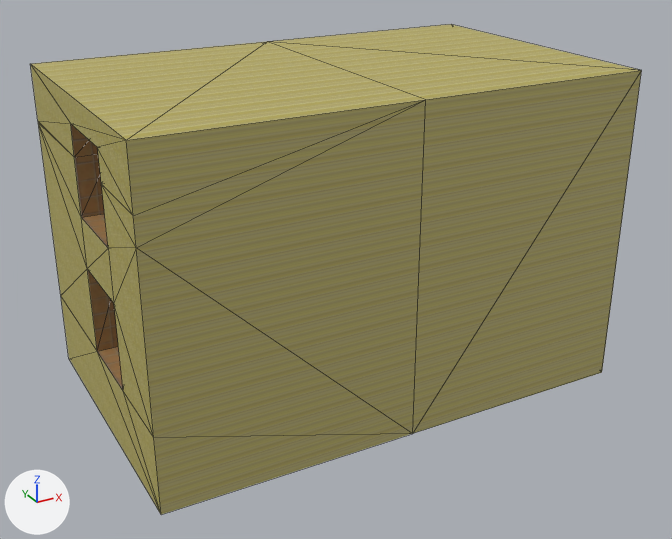
The OBJ model LaboReV/data/baker/rdc/chambre1_rdc.obj as it was, and as the next commit left it.
Camera for both pictures: a 50 mm lens placed at (-3.85, -7.36, 4.32), pointed at (0.17, -0.05, 0.67). Lighting does not change. The marker at lower left points along +X, +Y and +Z. Mesh edges are drawn as thin lines. Where no turn or scale is listed for an object, it has been applied to the vertices.

In view in the first picture: 'Chambre1_RDC_Cube.010'.
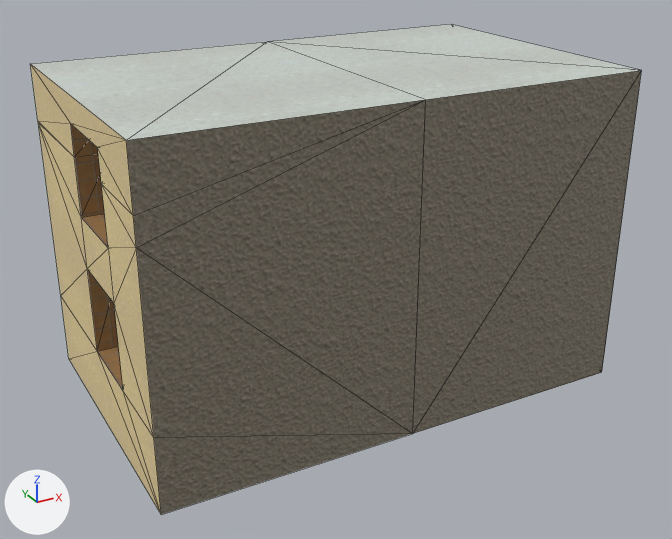
What the commit changed:
Picture 'danteExt.jpg' (img_danteext_jpg) is new.
Picture 'wall.png' (img_wall_png) is new.
Picture 'dante.jpg' (img_dante_jpg) is new.
Material 'Ceramic' (mat_ceramic) changes its picture from img_pilier1_png to img_ceramic_jpg.
Material 'MurExtLow' (mat_murextlow) is new.
Its texture is img_danteext_jpg.
Its roughness is 0.69.
Material 'MurExtLow_wall.png.000' (mat_murextlow_wall_png_000) is new.
Its texture is img_wall_png.
Its roughness is 0.69.
Material 'ceiling' (mat_ceiling) is new.
Its texture is img_dante_jpg.
Its roughness is 0.69.
me_chambre1_rdc_cube_010 has 99 vertices, 202 faces and spans x -2.15..2.57, y -1.35..1.58, z -0.5..2.6.
me_chambre1_rdc_cube_010 is used by ob_chambre1_rdc_cube_010; location (0.0, 0.0, 0.0).
me_chambre1_rdc_cube_010 no longer uses material mat_ceramic_ceramic_jpg (picture img_ceramic_jpg).
me_chambre1_rdc_cube_010 part 1: 22 faces spanning x -2.15, y -1.35..1.58, z -0.5..2.6 switch from mat_ceramic (picture img_pilier1_png) to mat_murextlow (picture img_danteext_jpg).
me_chambre1_rdc_cube_010 part 2: 118 faces spanning x -2.15..2.57, y -1.35..1.58, z -0.5..2.6 switch from mat_ceramic (picture img_pilier1_png) to mat_murextlow_wall_png_000 (picture img_wall_png).
me_chambre1_rdc_cube_010 part 3: 42 faces spanning x -2.15..2.57, y -1.35..1.58, z -0.5..2.6 switch from mat_ceramic (picture img_pilier1_png) to mat_ceiling (picture img_dante_jpg).

Location of each change, [x1, y1, x2, y2] in pixels of the pictures (672 x 539 px):
'Chambre1_RDC_Cube.010', surface changed
    both: [31, 24, 642, 515]
part 1 of me_chambre1_rdc_cube_010, recoloured (yellow to beige)
    both: [31, 65, 161, 514]
part 2 of me_chambre1_rdc_cube_010, recoloured
    both: [126, 70, 642, 515]
part 3 of me_chambre1_rdc_cube_010, recoloured (yellow to grey)
    both: [31, 24, 641, 140]
